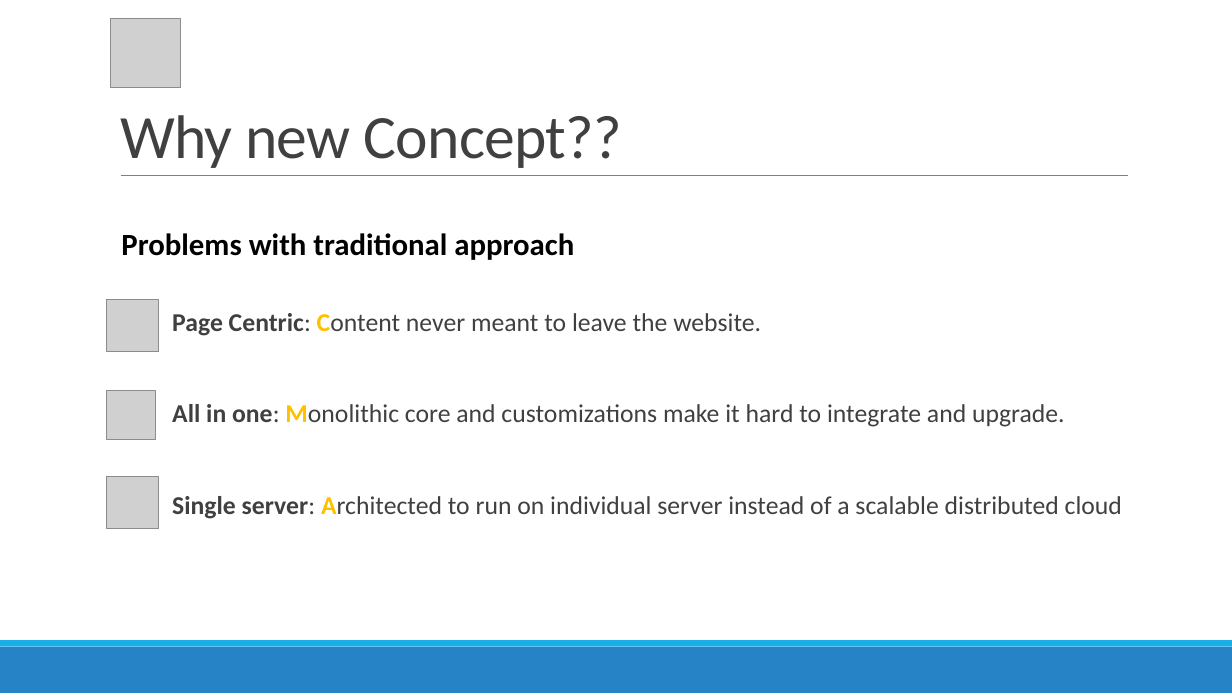
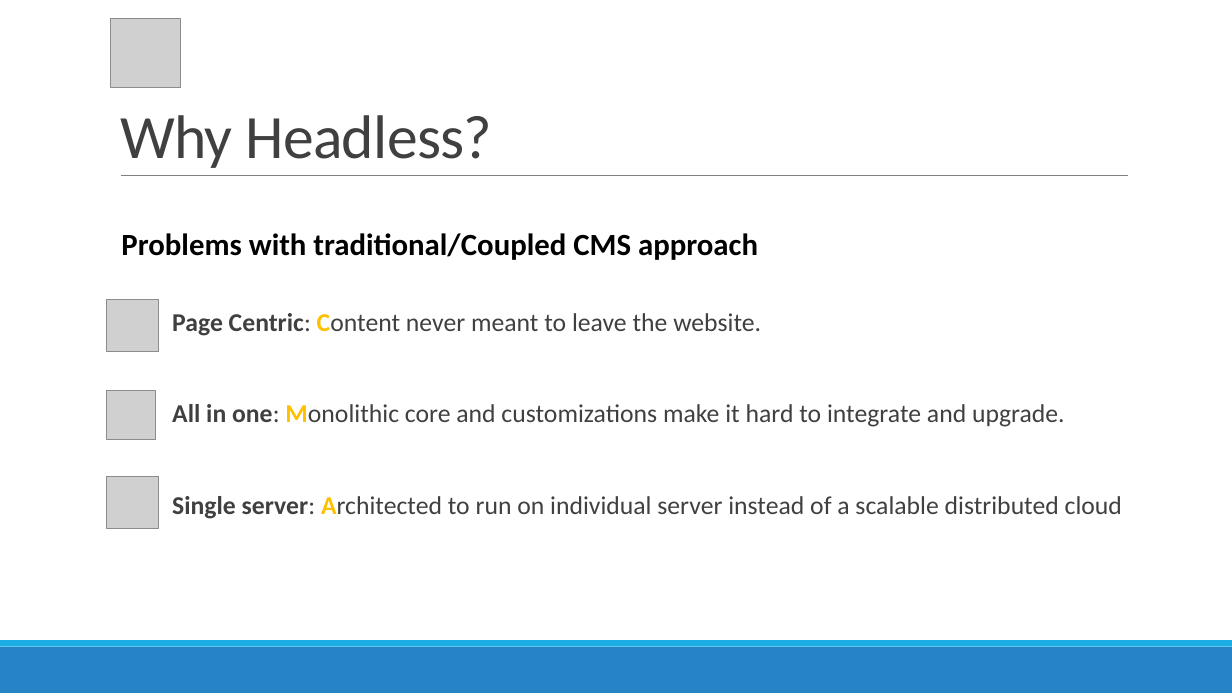
Before and after one commit to r4yadav/contentful-altudo, a slide deck: slide 6 of Contentful-queries.pptx. Drawn at 1232x693 pixels with LibreOffice and Linux fonts; fonts in the diff are those of the drawing; grey boxes stand for pictures. Boxes give left, top, right and bottom in pixels: in the first picture for what was removed or moved away, otherwise in the second. Text is boxed around its words. In the diff, an @@ line names an element or a change of style, - is before the commit and + after.

Commit message:
update

```diff
--- a/Contentful-queries.pptx
+++ b/Contentful-queries.pptx
@@ title at bbox=[120, 115, 492, 168]: text changed @@
-Why new Concept??
+Why Headless?
@@ text at bbox=[121, 233, 758, 260]: text changed @@
-Problems with traditional approach
+Problems with traditional/Coupled CMS approach
```
Also in this commit, not shown: 2 other slides changed, 1 slide added.
